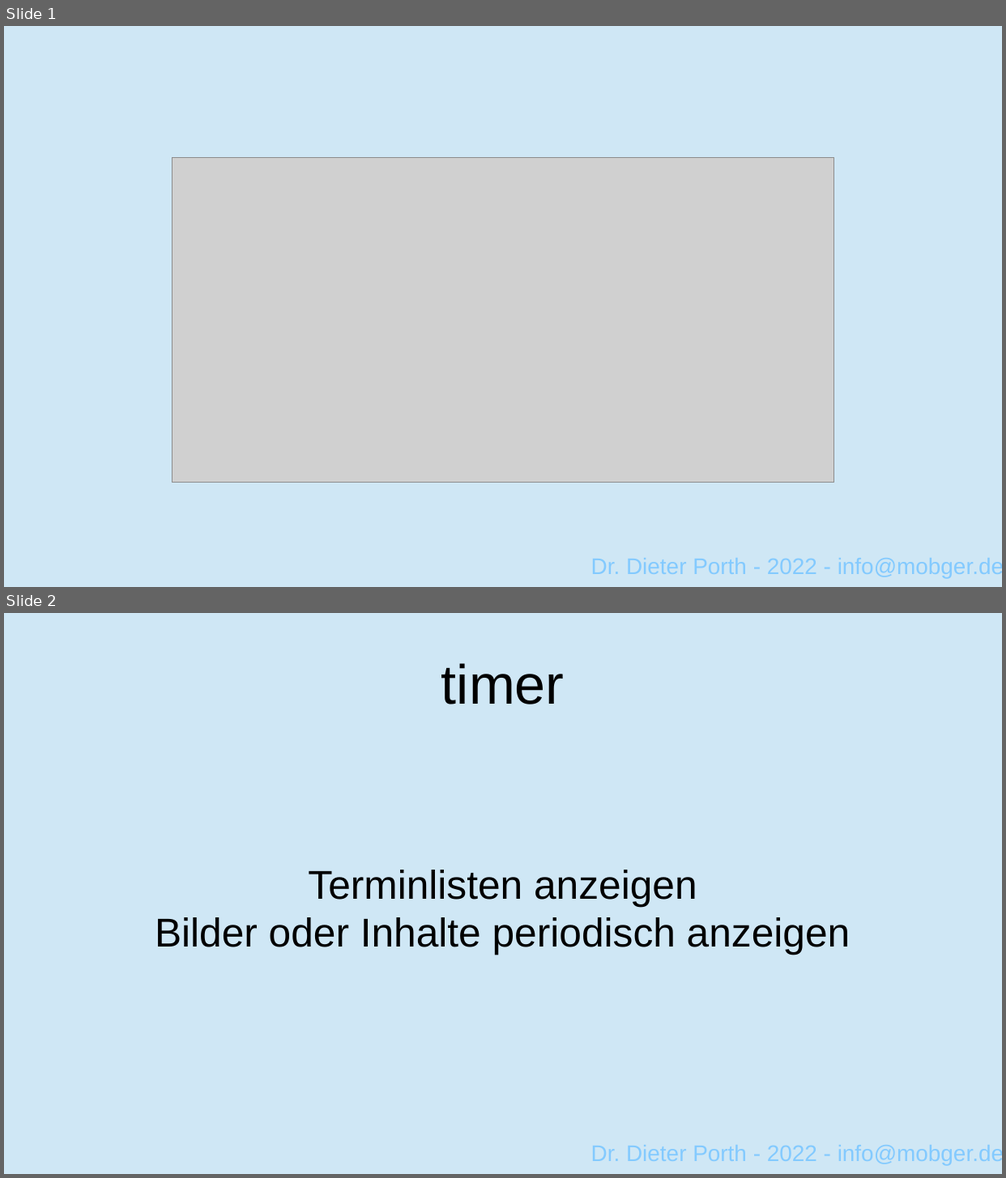
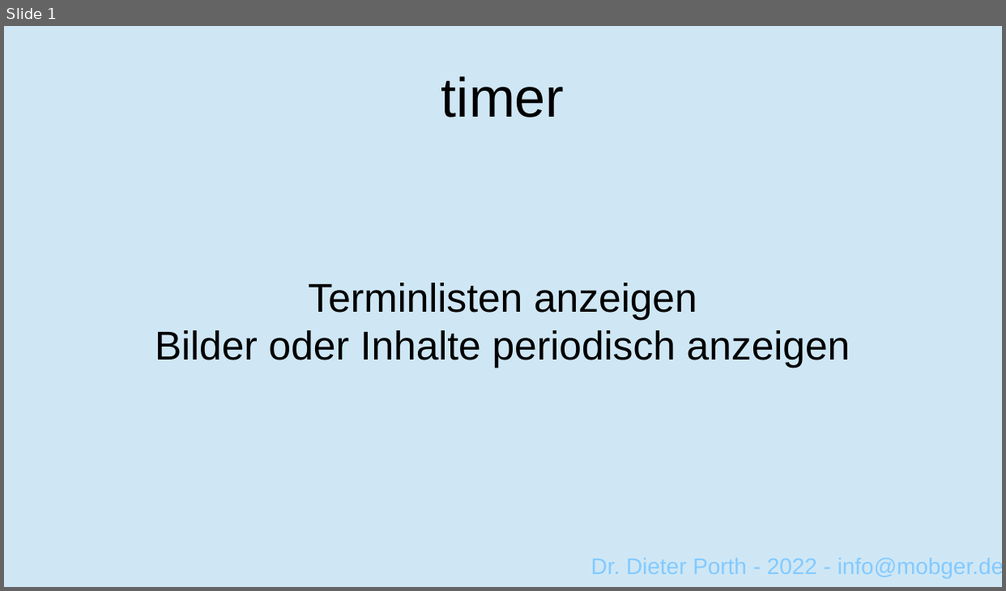
Before and after one commit to porthd/timer, a slide deck: Documentation/TYPO3-Barkcamp-RheinRuhr2022.odp. Shown one above the other, each under a label of ours: slides 1 and 2 before the commit, slide 1 after it. The pictures are 1006x1178 and 1006x591 pixels, drawn with LibreOffice and Linux fonts; fonts in the diff are those of the drawing; grey boxes stand for pictures. Boxes give left, top, right and bottom in pixels: in the first picture for what was removed or moved away, otherwise in the second. Text is boxed around its words. In the diff, an @@ line names an element or a change of style, - is before the commit and + after.

```diff
--- a/Documentation/TYPO3-Barkcamp-RheinRuhr2022.odp
+++ b/Documentation/TYPO3-Barkcamp-RheinRuhr2022.odp
@@ slide 1 removed at (4, 26, 1002, 587), background #CFE7F5 @@
@@ picture removed at (172, 157, 834, 484) @@
@@ title removed at (591, 558, 1002, 578) @@
-Dr. Dieter Porth - 2022 - info@mobger.de
@@ what was slide 2 is now slide 1 @@
```
Also in this commit, not shown: 1 other file.
